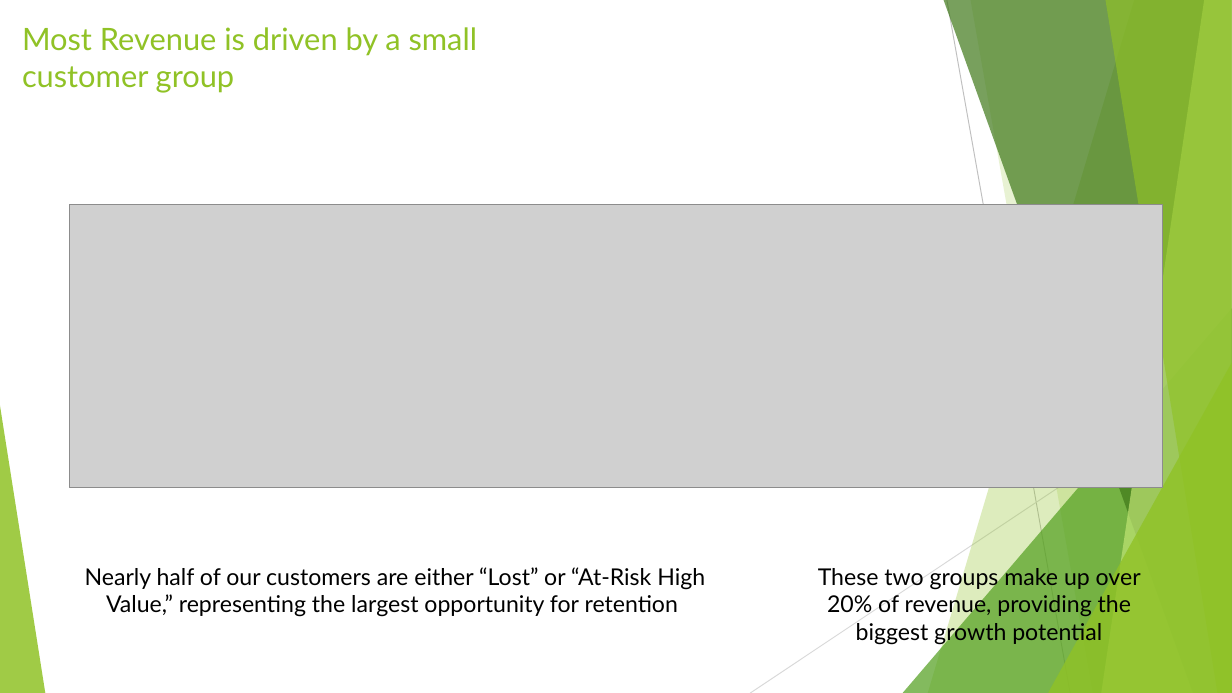
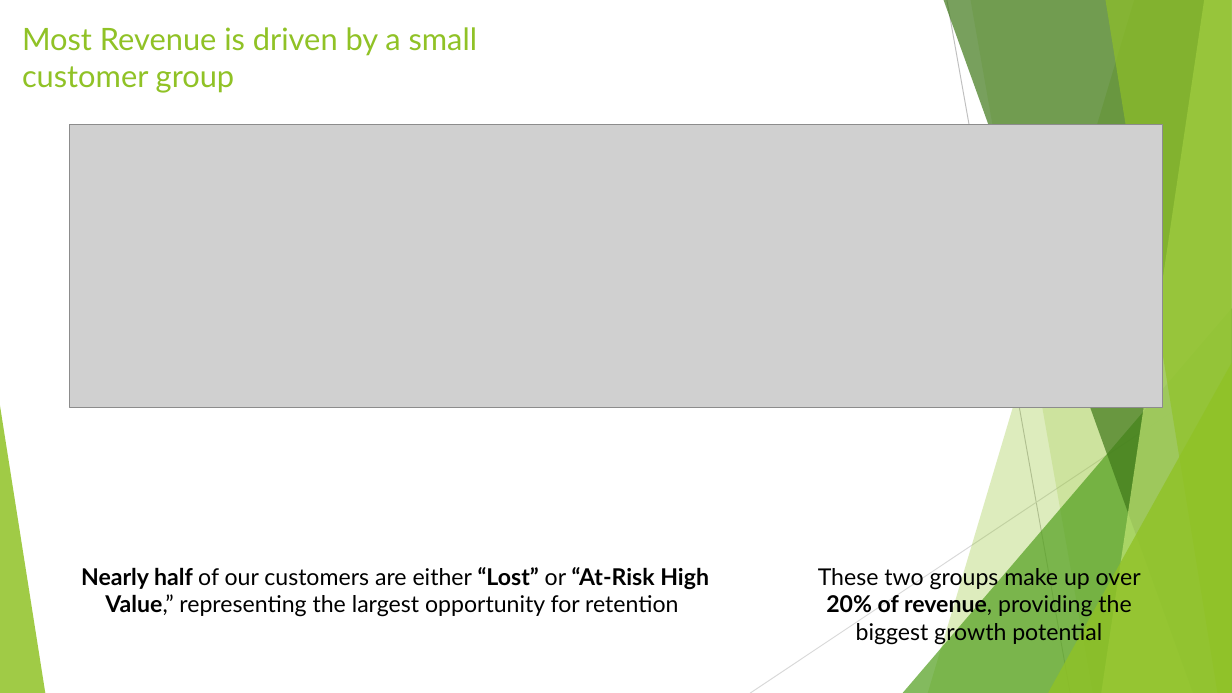
Before and after one commit to hvo7/Customer-Retention-Analysis, a slide deck: slide 5 of Customer Retention Analysis.pptx. Drawn at 1232x693 pixels with LibreOffice and Linux fonts; fonts in the diff are those of the drawing; grey boxes stand for pictures. Boxes give left, top, right and bottom in pixels: in the first picture for what was removed or moved away, otherwise in the second. Text is boxed around its words. In the diff, an @@ line names an element or a change of style, - is before the commit and + after.

```diff
--- a/Customer Retention Analysis.pptx
+++ b/Customer Retention Analysis.pptx
@@ picture: place and size @@
-picture at (69,205,1163,488)
+picture at (69,124,1163,407)
@@ text "Nearly half of our customers ..." at (81,567,709,617): bold on in "Nearly half “Lost” “At-Risk High Value,”" @@
@@ text "These two groups make up ..." at (818,564,1141,646): bold on in "20% of revenue," @@
```
Also in this commit, not shown: 3 other slides changed, 1 slide added, 14 other files.
